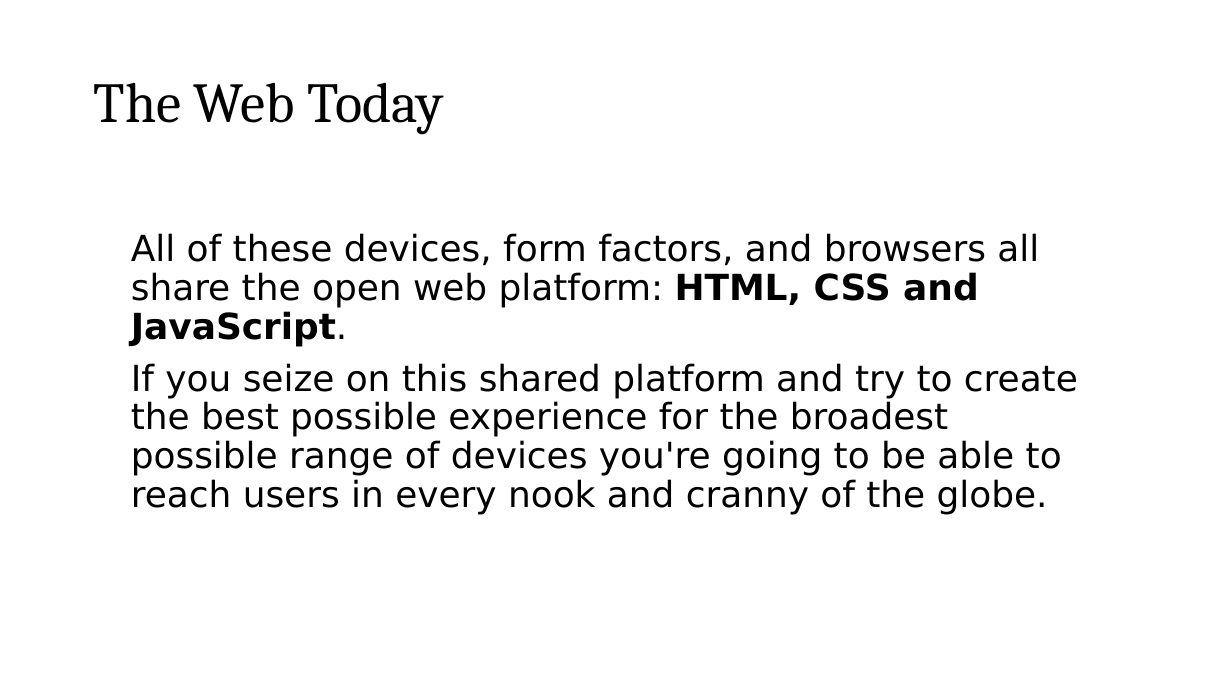
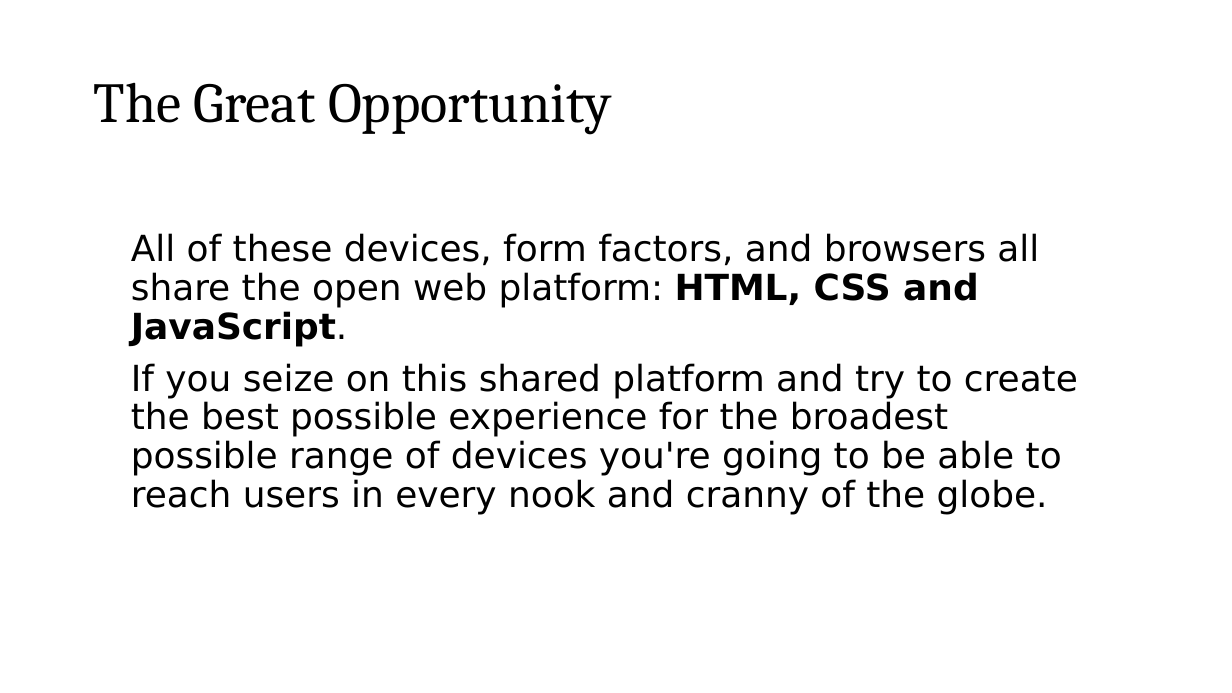
Before and after one commit to roblarsen/rob-larsen-presentations, a slide deck: slide 15 of wild-world-web.pptx. Drawn at 1232x693 pixels with LibreOffice and Linux fonts; fonts in the diff are those of the drawing; background and template pictures are left out. Boxes give left, top, right and bottom in pixels: in the first picture for what was removed or moved away, otherwise in the second. Text is boxed around its words. In the diff, an @@ line names an element or a change of style, - is before the commit and + after.

```diff
--- a/wild-world-web.pptx
+++ b/wild-world-web.pptx
@@ title at (x1=94, y1=82, x2=612, y2=134): text changed @@
-The Web Today
+The Great Opportunity
```
Also in this commit, not shown: 12 other slides changed, 4 slides added, 1 slide removed.
